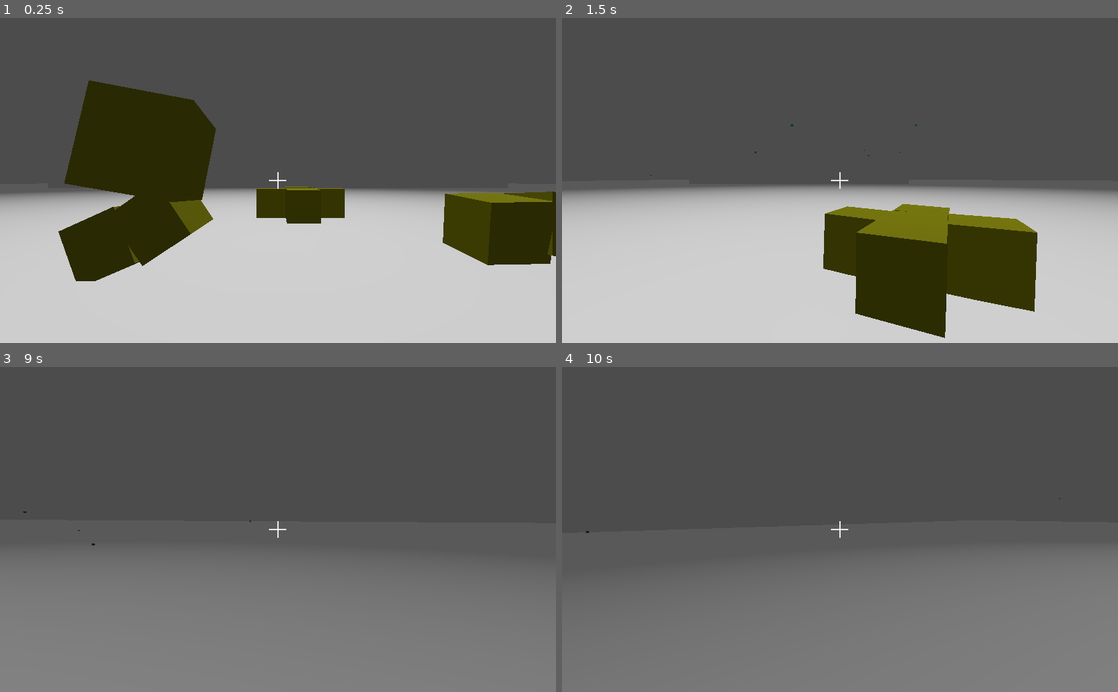
Above: before the commit, frames 1-4 (two rows, left to right).
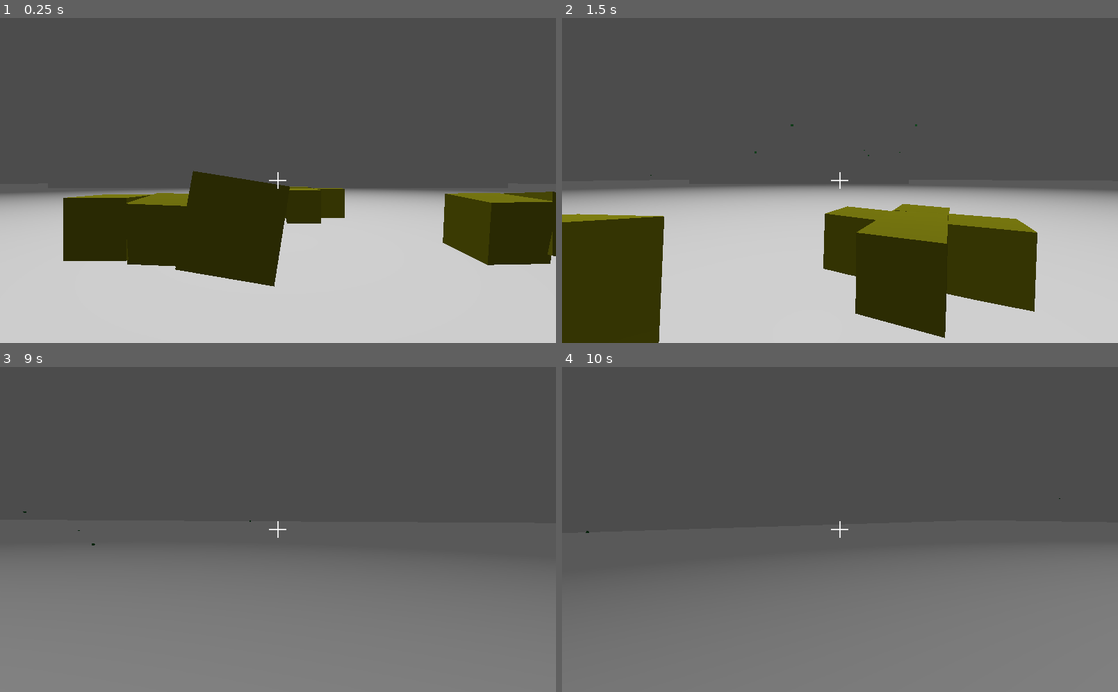
Above: after the commit, the same moments.

Repository: Dunkhan/DarwinsGarden
Game: Godot game, scene res://World.tscn
Same seed, same stepped clock (60 frames per second), same inputs: the game is played once before the commit and once after it.
Inputs (mouse positions are in pixels of both pictures, inside the frame that each line leads up to):
- Up to frame 1 (0.25 s): no input
- Up to frame 2 (1.5 s): move the mouse to (867, 180) at 0.52 s; hold Up (ui_up) from 0.53 s (still down); click (867, 180) at 0.67 s; move the mouse to (812, 180) at 1.27 s
- Up to frame 3 (9 s): move the mouse to (289, 523) at 2.02 s; move the mouse to (272, 536) at 2.77 s; click (272, 536) at 2.92 s; move the mouse to (316, 532) at 3.52 s; tap Enter at 4.25, 5.75, 7.25 s; move the mouse to (233, 526) at 4.27 s; tap Space at 5, 6.5, 8 s; move the mouse to (283, 529) at 5.02 s; click (283, 529) at 5.17 s; move the mouse to (255, 523) at 5.77 s; release Up (ui_up) at 5.78 s; hold Right (ui_right) 5.78-6.53 s; move the mouse to (305, 529) at 6.52 s; hold Up (ui_up) 6.53-8.78 s; move the mouse to (250, 529) at 7.27 s; click (250, 529) at 7.42 s; move the mouse to (289, 523) at 8.02 s; move the mouse to (272, 536) at 8.77 s; hold Left (ui_left) from 8.78 s (still down)
- Up to frame 4 (10 s): move the mouse to (878, 532) at 9.52 s; release Left (ui_left) at 9.53 s; hold Up (ui_up) from 9.53 s (still down); click (878, 532) at 9.67 s

The runs differ from the first frame. In frame 1, 14% of the frame differs, in the area x 10-53%, y 19-83%; in frame 2, 7.1%; in frame 3, less than 0.1%; in frame 4, nothing differs.

Commit message:
fixed another issue with part placement on resize

Diff:
--- a/Creature/Creature.gd
+++ b/Creature/Creature.gd
@@ -58,7 +58,6 @@
 	print("procreating")
 	nutrition = nutrition/2
 	var new_genome = genetics.mutate()
-	print(str(part.rigid_body.get_global_transform().origin))
 	get_parent().creature_from_genome(new_genome, part.rigid_body.get_global_transform().origin)
 	process_color()
 
--- a/Creature/Part.gd
+++ b/Creature/Part.gd
@@ -14,6 +14,7 @@
 var articulate_cost = 0
 var rigid_body
 var has_mouth
+var relative_position : Vector3
 
 func init(_is_core, part_subtree):
 	is_core = _is_core
@@ -24,6 +25,8 @@
 
 func develop(genome):
 	#print("starting part")
+	if(relative_position == Vector3(0,0,0) && not is_core):
+		relative_position = transform.origin + get_parent().transform.origin
 	var bp = Base_Proteins.Base_Proteins
 	var next_protein = genome.next_protein()
 	while next_protein != Base_Proteins.Base_Proteins.end:
@@ -42,7 +45,7 @@
 			bp.to_parent:
 				#print("returning to parent")
 				if not is_core:
-#warning-ignore:unsafe_method_access
+					#warning-ignore:unsafe_method_access
 					get_parent().develop(genome)
 					break
 
@@ -66,22 +69,9 @@
 	size = value
 	#print(value)
 	#warning-ignore:unsafe_property_access
-	var new_transform = get_node("PartRigidBody").transform.scaled(Vector3(value, value, value))
-	set_transform(new_transform)
-	if not is_core:
-		#warning-ignore:unsafe_property_access
-		new_transform = new_transform.translated((new_transform.origin + get_parent().get_node("PartRigidBody").transform.origin)*value)
-		set_transform(new_transform)
-		var new_limb = limb.duplicate()
-		limb.queue_free()
-		limb = new_limb
-		#warning-ignore:unsafe_property_access
-		var parent = get_parent()
-		limb.set_node_a(get_parent().rigid_body.get_path())
-		limb.set_node_b(rigid_body.get_path())
-		add_child(limb)
-
-
+	var new_transform = get_node("PartRigidBody").get_node("CollisionShape").transform.scaled(Vector3(value, value, value))
+	get_node("PartRigidBody").get_node("CollisionShape").set_transform(new_transform)
+	refresh_position()
 
 func add_mouth(_genome):
 	#print("Adding mouth")
@@ -220,3 +210,22 @@
 		new_part.init(false, Part)
 		child_parts.append(new_part)
 	return new_part
+
+func refresh_position():
+	#warning-ignore:unsafe_property_access
+	if(not is_core):
+		var new_distance = (size+get_parent().size)/2
+		var new_transform = transform
+		new_transform.origin = get_parent().transform.origin
+		new_transform = new_transform.translated(relative_position * new_distance)
+		set_transform(new_transform)
+		var new_limb = limb.duplicate()
+		limb.queue_free()
+		limb = new_limb
+		#warning-ignore:unsafe_property_access
+		var parent = get_parent()
+		limb.set_node_a(get_parent().rigid_body.get_path())
+		limb.set_node_b(rigid_body.get_path())
+		add_child(limb)
+	for child in child_parts:
+		child.refresh_position()
--- a/TestScript.gd
+++ b/TestScript.gd
@@ -51,7 +51,7 @@
 			[bp.new_part, [255, 128, 128]],
 			[bp.articulation, [100, 200, 300, 400, 500, 600, 700, 800, 900, 2]],
 		])
-#	creature_from_string("3,1,255,128,128,3,5,1,128,128,3,5,1,128,128,5,1,0,128,128,3,0,3,128,255,3,5,3")
+#	creature_from_string("3,1,255,128,130,3,5,1,3,5,1,128,128,255,3,5,128,128,3,128,3")
 
 func on_quit():
 	print("quitting")
